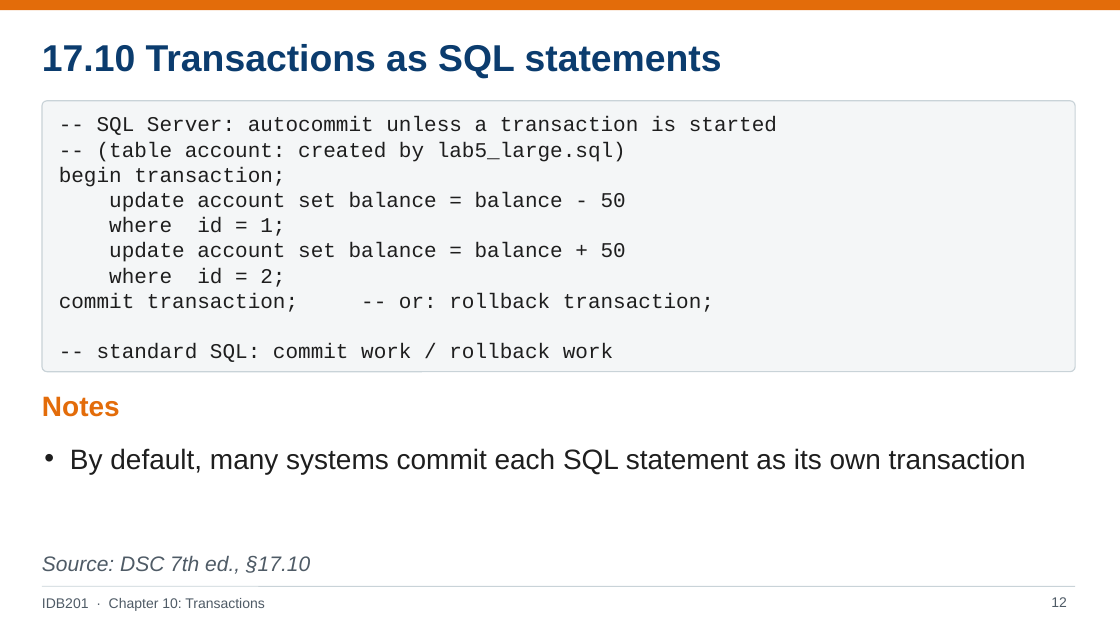
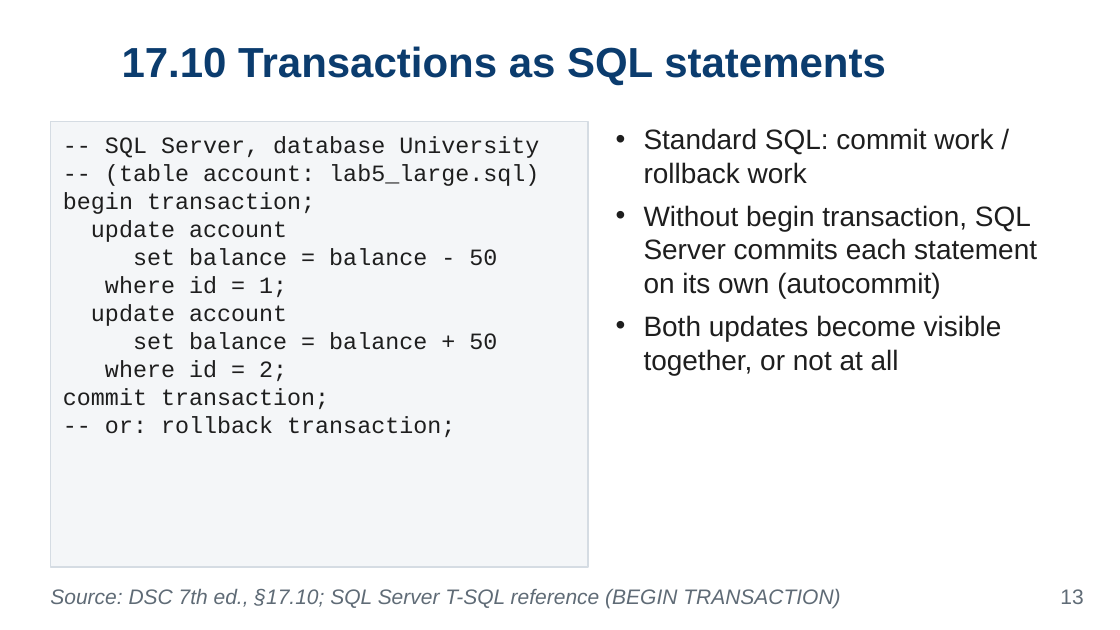
Before and after one commit to VanTTN2/IDB202, a slide deck: slide 13 of IDB201_ket-qua-sua_lan1_1/6_slides/Chapter_10.pptx (slide 12 before the commit). Drawn at 1120x630 pixels with LibreOffice and Linux fonts; fonts in the diff are those of the drawing; background and template pictures are left out. Boxes give left, top, right and bottom in pixels: in the first picture for what was removed or moved away, otherwise in the second. Text is boxed around its words. In the diff, an @@ line names an element or a change of style, - is before the commit and + after.

```diff
--- a/IDB201_ket-qua-sua_lan1_1/6_slides/Chapter_10.pptx
+++ b/IDB201_ket-qua-sua_lan1_1/6_slides/Chapter_10.pptx
@@ rectangle removed at (0,0,1120,10) @@
@@ title "17.10 Transactions as SQL statements": place and size @@
-title "17.10 Transactions as SQL statements" at (42,44,722,79)
+title "17.10 Transactions as SQL statements" at (122,46,886,86)
@@ title "17.10 Transactions as SQL statements" at (122,46,886,86): size 32 to 36 pt; alignment left to centre @@
@@ rounded rectangle removed at (42,101,1075,372) @@
@@ rectangle added at (50,122,588,567), fill #F4F6F8, outline #D5DCE3 1 pt @@
@@ text "-- SQL Server, database University": place and size @@
-text "-- SQL Server, database University" at (59,116,777,362)
+text "-- SQL Server, database University" at (63,136,539,437)
@@ text at (105,136,539,186): text changed; size 18 to 20 pt @@
--- SQL Server: autocommit unless a transaction is started
--- (table account: created by lab5_large.sql)
+-- SQL Server, database University
+-- (table account: lab5_large.sql)
@@ text added at (644,128,1037,375), 24 pt, text #1E1E1E @@
+• Standard SQL: commit work / rollback work
+• Without begin transaction, SQL Server commits each statement on its own (autocommit)
+• Both updates become visible together, or not at all
@@ text at (63,192,315,381): size 18 to 20 pt in "begin transaction;", "where id = 1;", "where id = 2;" @@
@@ text at (91,220,497,266): text changed; size 18 to 20 pt @@
-update account set balance = balance - 50
+update account
+set balance = balance - 50
@@ text at (91,304,497,350): text changed; size 18 to 20 pt @@
-update account set balance = balance + 50
+update account
+set balance = balance + 50
@@ text at (63,388,455,437): text changed; size 18 to 20 pt @@
-commit transaction; -- or: rollback transaction;
--- standard SQL: commit work / rollback work
+commit transaction;
+-- or: rollback transaction;
@@ text removed at (42,396,120,417) @@
-Notes
@@ text removed at (70,448,1026,474) @@
-• By default, many systems commit each SQL statement as its own transaction
@@ line removed from (42, 586) to (1075, 586) @@
@@ text removed at (42,598,264,611) @@
-IDB201 · Chapter 10: Transactions
@@ text at (50,589,840,609): text changed; text colour #4F5B66 to #5F6B76 @@
-Source: DSC 7th ed., §17.10
+Source: DSC 7th ed., §17.10; SQL Server T-SQL reference (BEGIN TRANSACTION)
@@ page number removed at (1051,597,1067,607) @@
-12
@@ page number added at (1060,589,1083,604), 18 pt, text #5F6B76 @@
+13
```
Also in this commit, not shown: 19 other slides changed, 41 slides added, 27 slides removed, 35 other files.
